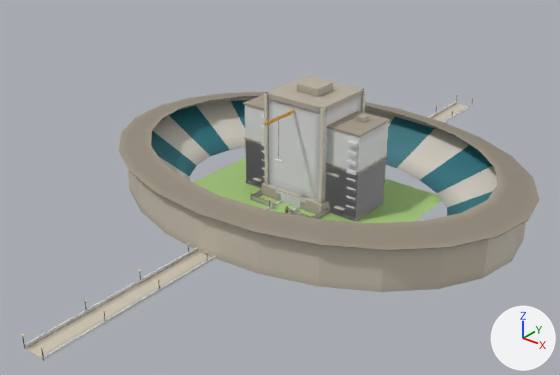
What one commit did to the glTF model apps/web/public/assets/city-kit.glb.
The view is the same before and after, from a 50 mm lens placed at (134.5, -185.5, 112.7), pointed at (-2.0, -14.7, 6.9). Arrows for +X, +Y and +Z are at lower right; the lights stay in place. The older version comes first. Where no turn or scale is listed for an object, it has been applied to the vertices. Vertices at exactly the same position are counted once.

The first picture shows 'apt5', 'apt5_lod', 'apt9', 'apt9_lod', 'bridge', 'office', 'stadium' and 3 more.
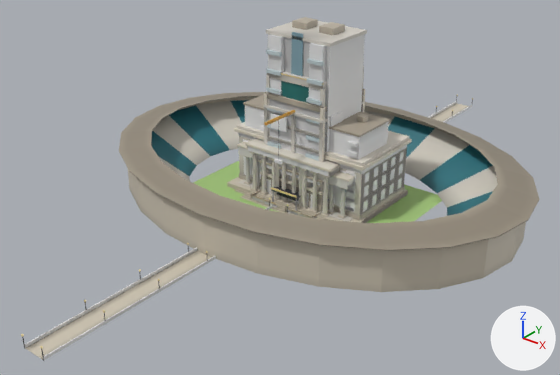
Where the change shows, as pixel boxes [x1, y1, x2, y2] in the pictures (560 x 375 px):
'novostroyka', added
    after: [266, 17, 367, 201]
'prezident', added
    after: [227, 122, 412, 223]
'prezident_lod', added
    after: [244, 139, 408, 223]
'bank', added
    after: [260, 66, 364, 212]
'agentlik', added
    after: [264, 101, 365, 201]
'sud', added
    after: [234, 142, 355, 221]
'sud_lod', added
    after: [238, 147, 354, 220]
'hokimiyat', added (mostly hidden)
    after: [258, 160, 323, 191]
'hokimiyat_lod', added (mostly hidden)
    after: [260, 160, 323, 184]
part 1 of me_office, built on
    before: [261, 76, 366, 215]
    after: [270, 99, 326, 187]
'apt9_lod', unchanged, covered by the edit
    before: [245, 105, 359, 219]
    after: [245, 105, 359, 160]

The edits, one by one:
me_office is used by ob_office; location (0.0, 0.0, 18.8).
me_office had 871 vertices, 1586 faces and spanned x -12.0..12.0, y -12.0..12.0, z -18.8..18.8.
me_office now has 159 vertices, 234 faces and spans x -12.0..12.0, y -12.0..12.0, z -18.8..18.8.
me_office part 1: 736 vertices removed from x -12.0..12.0, y -12.0..12.0, z -18.8..18.8; 24 vertices added at x -10.5..10.5, y -10.5..10.5, z -14.8..15.3.
Mesh me_sud_lod is new.
It has 68 vertices, 72 faces and spans x -22.0..22.0, y -13.7..13.7, z -7.7..7.7.
It uses material mat_kit.
Mesh me_sud is new.
It has 838 vertices, 924 faces and spans x -22.0..22.0, y -15.1..15.1, z -8.0..8.0.
It uses material mat_kit.
Mesh me_prezident_lod is new.
It has 101 vertices, 122 faces and spans x -25.0..25.0, y -16.1..16.1, z -16.5..16.5.
It uses material mat_kit.
Mesh me_prezident is new.
It has 1290 vertices, 1454 faces and spans x -25.0..25.0, y -17.8..17.8, z -17.3..17.3.
It uses material mat_kit.
Mesh me_novostroyka is new.
It has 329 vertices, 506 faces and spans x -12.6..12.6, y -10.6..10.6, z -28.0..28.0.
It uses material mat_kit.
Mesh me_hokimiyat_lod is new.
It has 53 vertices, 64 faces and spans x -23.0..23.0, y -14.3..14.3, z -14.9..14.9.
It uses material mat_kit.
Mesh me_hokimiyat is new.
It has 1149 vertices, 1188 faces and spans x -23.0..23.0, y -15.7..15.7, z -15.4..15.4.
It uses material mat_kit.
Mesh me_bank is new.
It has 356 vertices, 441 faces and spans x -12.3..12.3, y -14.0..14.0, z -24.0..24.0.
It uses material mat_kit.
Mesh me_agentlik is new.
It has 312 vertices, 512 faces and spans x -11.6..11.6, y -12.7..12.7, z -16.0..16.0.
It uses material mat_kit.
Object 'sud_lod' (ob_sud_lod) is new; it shows me_sud_lod.
Its location is (0.0, 1.3, 7.8).
Object 'sud' (ob_sud) is new; it shows me_sud.
Its location is (0.0, -0.1, 8.0).
Object 'prezident_lod' (ob_prezident_lod) is new; it shows me_prezident_lod.
Its location is (0.0, 1.9, 16.5).
Object 'prezident' (ob_prezident) is new; it shows me_prezident.
Its location is (0.0, 0.1, 17.3).
Object 'novostroyka' (ob_novostroyka) is new; it shows me_novostroyka.
Its location is (0.0, -0.6, 28.0).
Object 'hokimiyat_lod' (ob_hokimiyat_lod) is new; it shows me_hokimiyat_lod.
Its location is (0.0, 1.7, 14.9).
Object 'hokimiyat' (ob_hokimiyat) is new; it shows me_hokimiyat.
Its location is (0.0, 0.3, 15.4).
Object 'bank' (ob_bank) is new; it shows me_bank.
Its location is (0.0, -1.7, 24.0).
Object 'agentlik' (ob_agentlik) is new; it shows me_agentlik.
Its location is (0.3, -1.3, 16.0).
